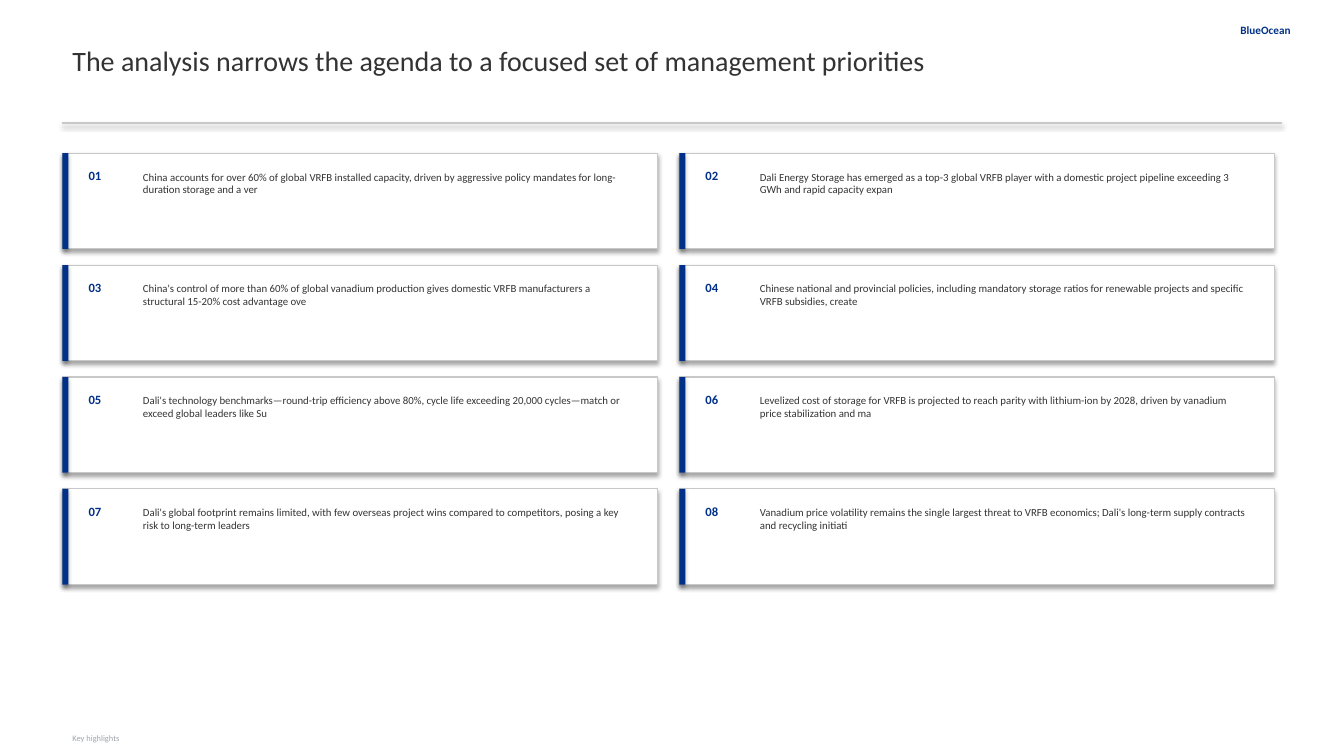
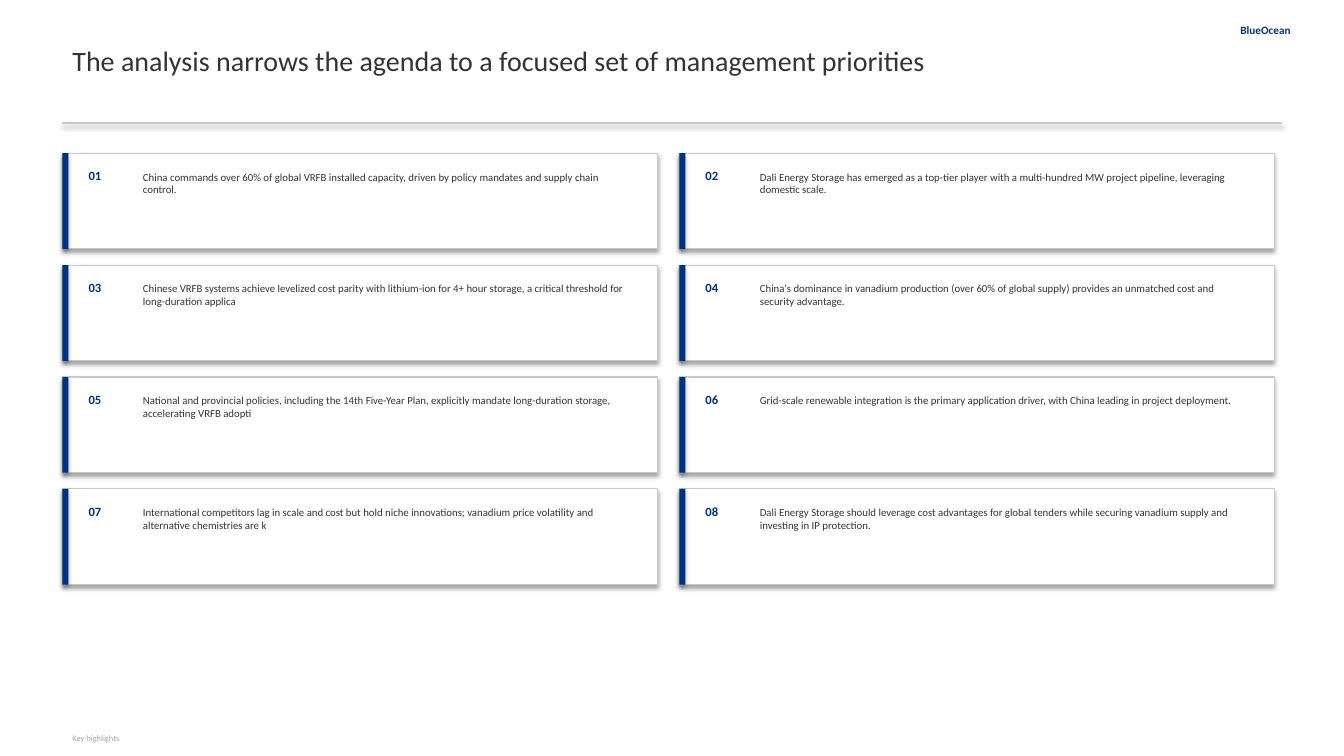
Before and after one commit to Yash-Yelave/gen_rpt, a slide deck: slide 3 of reports/2026-05-06-中国液流钒电池-特别是大力储能-在全球的领先地位/report.pptx. Drawn at 1344x756 pixels with LibreOffice and Linux fonts; fonts in the diff are those of the drawing. Boxes give left, top, right and bottom in pixels: in the first picture for what was removed or moved away, otherwise in the second. Text is boxed around its words. In the diff, an @@ line names an element or a change of style, - is before the commit and + after.

```diff
--- a/reports/2026-05-06-中国液流钒电池-特别是大力储能-在全球的领先地位/report.pptx
+++ b/reports/2026-05-06-中国液流钒电池-特别是大力储能-在全球的领先地位/report.pptx
@@ text at box(143, 173, 598, 193): text changed @@
-China accounts for over 60% of global VRFB installed capacity, driven by aggressive policy mandates for long-duration storage and a ver
+China commands over 60% of global VRFB installed capacity, driven by policy mandates and supply chain control.
@@ text at box(760, 173, 1225, 193): text changed @@
-Dali Energy Storage has emerged as a top-3 global VRFB player with a domestic project pipeline exceeding 3 GWh and rapid capacity expan
+Dali Energy Storage has emerged as a top-tier player with a multi-hundred MW project pipeline, leveraging domestic scale.
@@ text at box(143, 284, 622, 307): text changed @@
-China's control of more than 60% of global vanadium production gives domestic VRFB manufacturers a structural 15-20% cost advantage ove
+Chinese VRFB systems achieve levelized cost parity with lithium-ion for 4+ hour storage, a critical threshold for long-duration applica
@@ text at box(760, 284, 1213, 307): text changed @@
-Chinese national and provincial policies, including mandatory storage ratios for renewable projects and specific VRFB subsidies, create
+China's dominance in vanadium production (over 60% of global supply) provides an unmatched cost and security advantage.
@@ text at box(143, 396, 610, 419): text changed @@
-Dali's technology benchmarks—round-trip efficiency above 80%, cycle life exceeding 20,000 cycles—match or exceed global leaders like Su
+National and provincial policies, including the 14th Five-Year Plan, explicitly mandate long-duration storage, accelerating VRFB adopti
@@ text at box(760, 396, 1230, 406): text changed @@
-Levelized cost of storage for VRFB is projected to reach parity with lithium-ion by 2028, driven by vanadium price stabilization and ma
+Grid-scale renewable integration is the primary application driver, with China leading in project deployment.
@@ text at box(143, 508, 594, 529): text changed @@
-Dali's global footprint remains limited, with few overseas project wins compared to competitors, posing a key risk to long-term leaders
+International competitors lag in scale and cost but hold niche innovations; vanadium price volatility and alternative chemistries are k
@@ text at box(760, 508, 1227, 531): text changed @@
-Vanadium price volatility remains the single largest threat to VRFB economics; Dali's long-term supply contracts and recycling initiati
+Dali Energy Storage should leverage cost advantages for global tenders while securing vanadium supply and investing in IP protection.
```
Also in this commit, not shown: 11 other slides changed, 41 other files.
